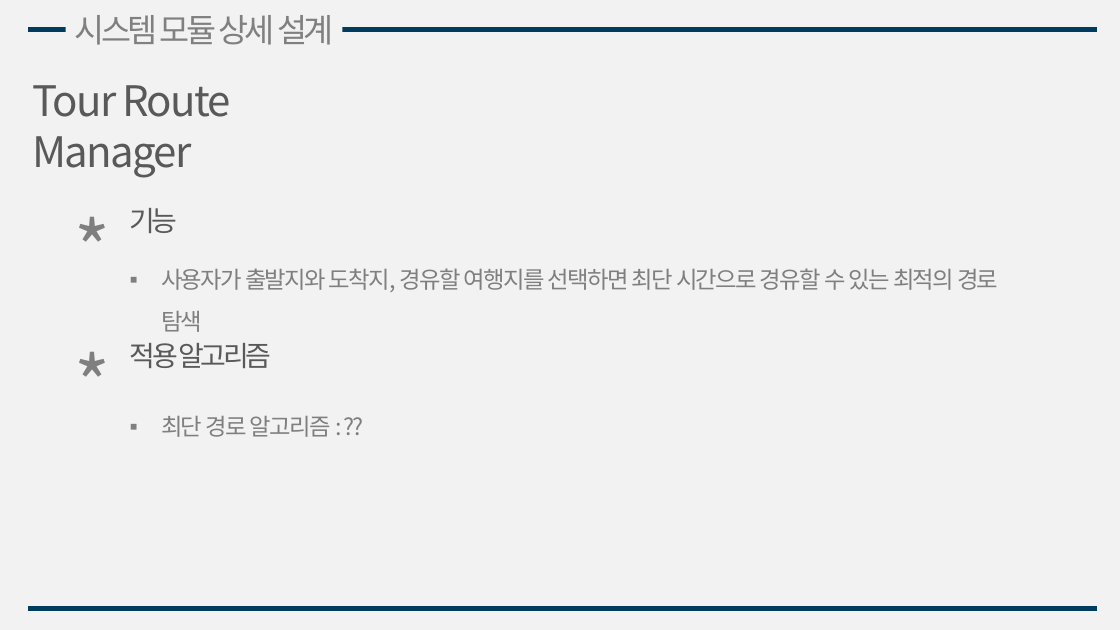
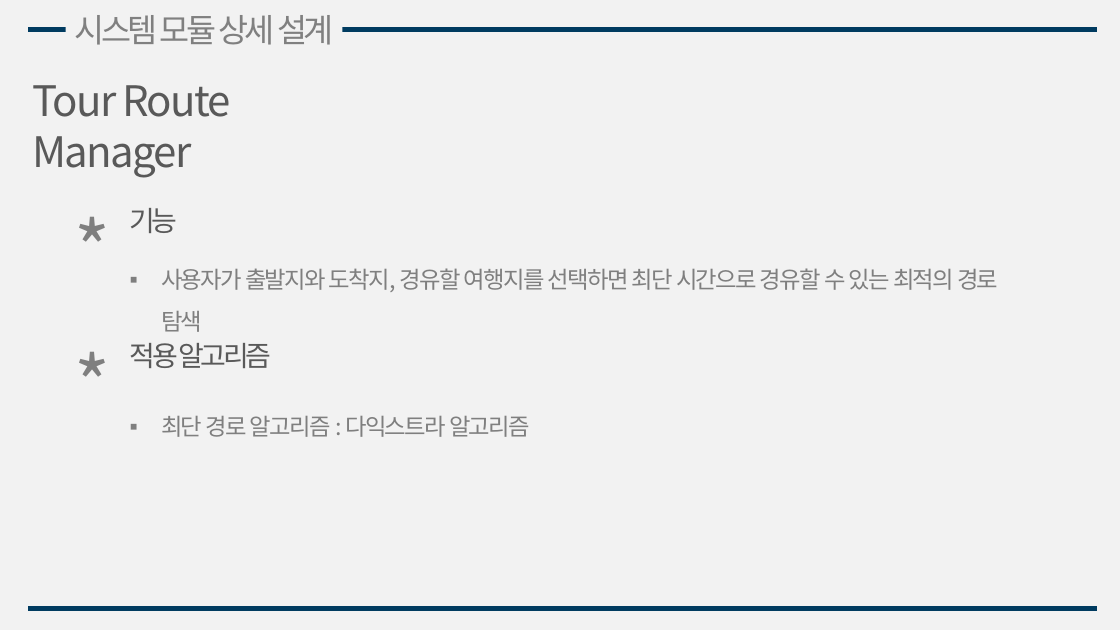
Before and after one commit to gmlrud1211/project, a slide deck: slide 11 of document/설계서.pptx (slide 13 before the commit). Drawn at 1120x630 pixels with LibreOffice and Linux fonts; fonts in the diff are those of the drawing. Boxes give left, top, right and bottom in pixels: in the first picture for what was removed or moved away, otherwise in the second. Text is boxed around its words. In the diff, an @@ line names an element or a change of style, - is before the commit and + after.

```diff
--- a/document/설계서.pptx
+++ b/document/설계서.pptx
@@ text at box(161, 416, 530, 437): text changed @@
-▪ 최단 경로 알고리즘 : ??
+▪ 최단 경로 알고리즘 : 다익스트라 알고리즘
```
Also in this commit, not shown: 7 other slides changed, 3 slides added, 4 slides removed, 9 other files.
